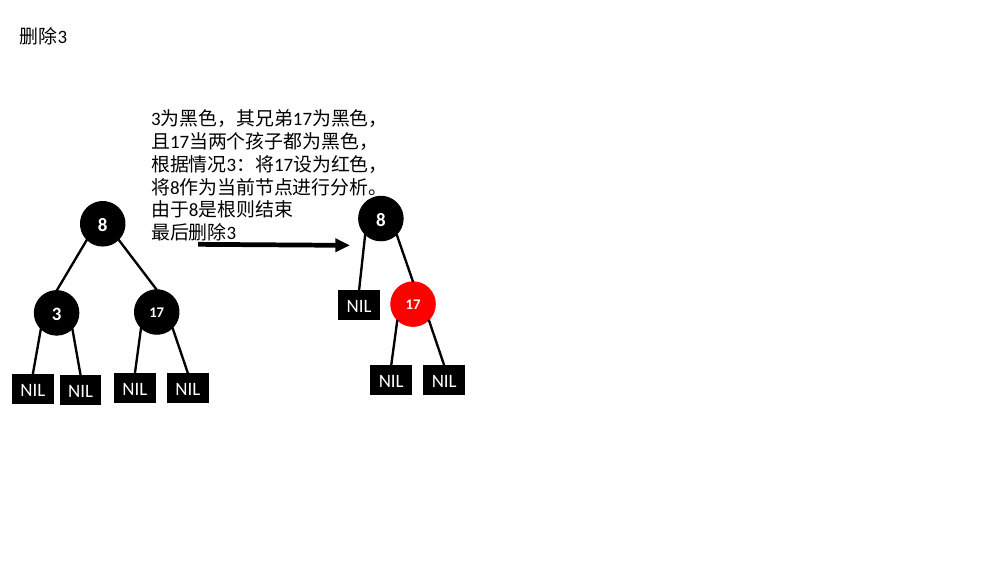
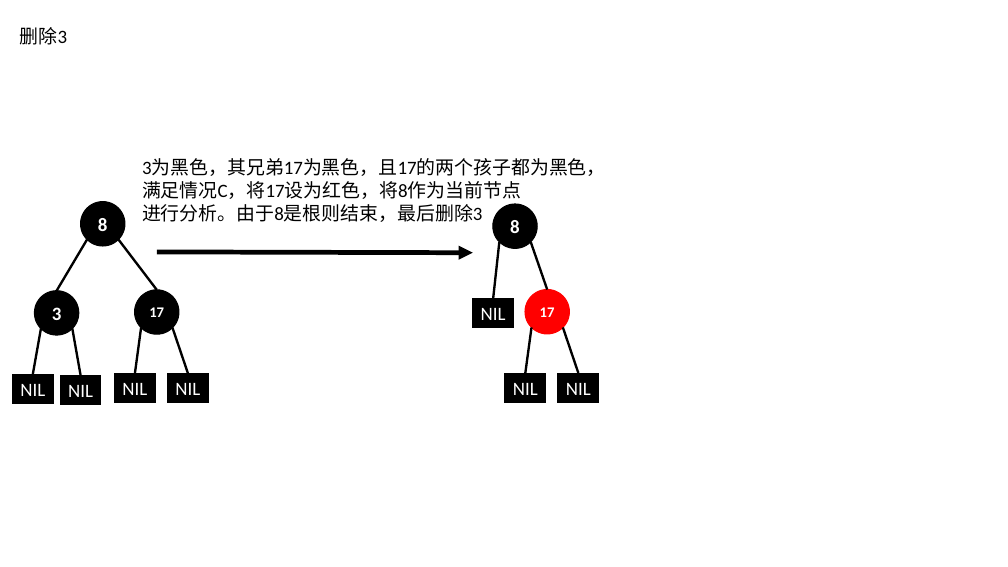
Before and after one commit to BinMarshall/studing, a slide deck: slide 35 of 源码分析/红黑树插入演示.pptx. Drawn at 1008x567 pixels with LibreOffice and Linux fonts; fonts in the diff are those of the drawing. Boxes give left, top, right and bottom in pixels: in the first picture for what was removed or moved away, otherwise in the second. Text is boxed around its words. In the diff, an @@ line names an element or a change of style, - is before the commit and + after.

```diff
--- a/源码分析/红黑树插入演示.pptx
+++ b/源码分析/红黑树插入演示.pptx
@@ text at [142, 159, 606, 222]: text changed @@
-3为黑色，其兄弟17为黑色，
-且17当两个孩子都为黑色，
-根据情况3：将17设为红色，
-将8作为当前节点进行分析。
-由于8是根则结束
-最后删除3
+3为黑色，其兄弟17为黑色，且17的两个孩子都为黑色，
+满足情况C，将17设为红色，将8作为当前节点
+进行分析。由于8是根则结束，最后删除3
@@ arrow moved from (198, 244) - (349, 246) to (157, 252) - (473, 253) @@
@@ 3 rectangles, 2 lines, 1 ellipse: place and size @@
-3 rectangles, 2 lines, 1 ellipse at [339, 234, 465, 395]
+3 rectangles, 2 lines, 1 ellipse at [473, 242, 599, 402]
@@ 2 lines, 1 ellipse: place and size @@
-2 lines, 1 ellipse at [358, 197, 445, 365]
+2 lines, 1 ellipse at [493, 204, 578, 373]
```
Also in this commit, not shown: 19 other slides changed.
